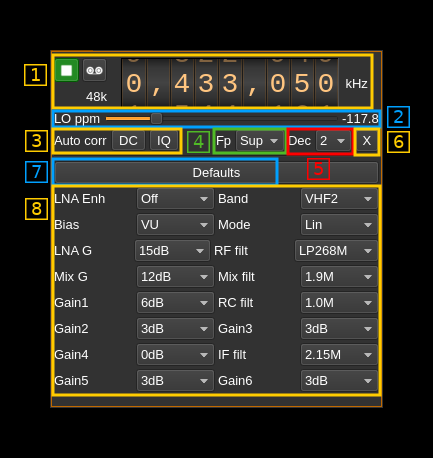
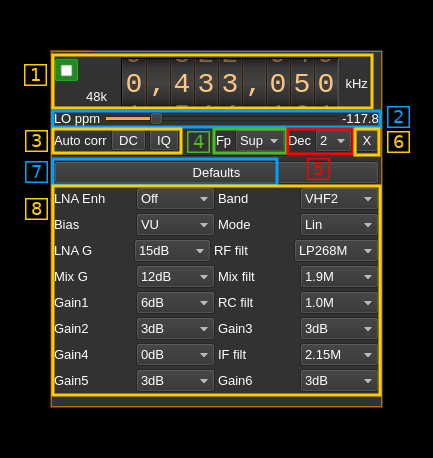
Comparing the layer stacks of the two 433px x 458px images. Changes:
added layer "Patch_01" above "2019-01-05-003504_337x408_scrot.png" over (82, 58, 107, 82)
